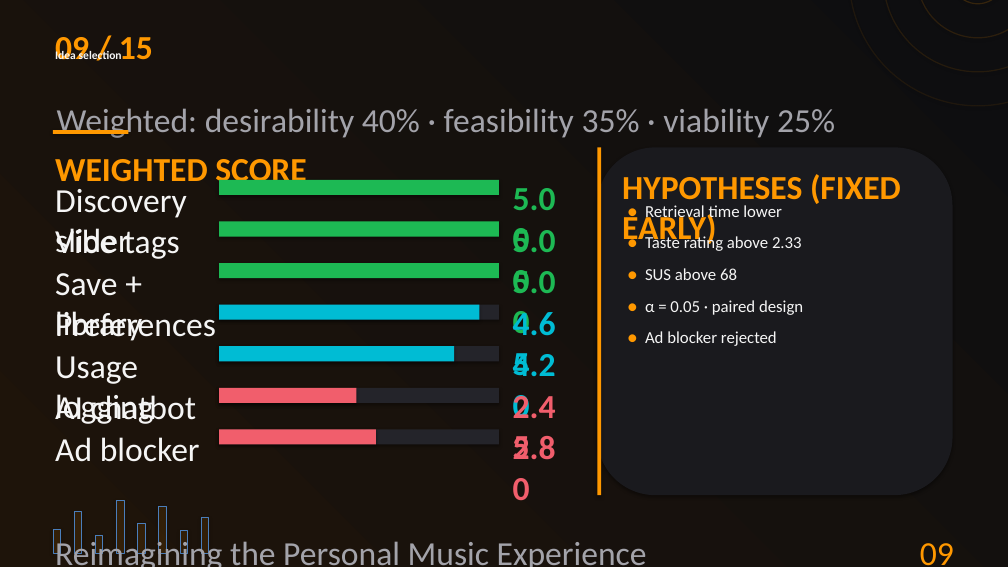
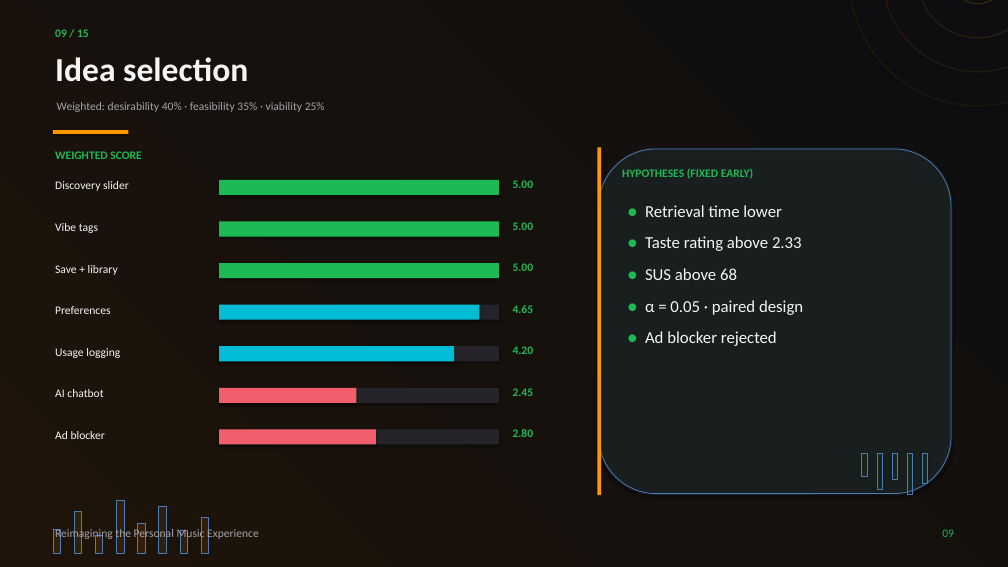
Before and after one commit to preet-kamdar/design-thinking-sem3, a slide deck: slide 9 of docs/Presentation.pptx. Drawn at 1008x567 pixels with LibreOffice and Linux fonts; fonts in the diff are those of the drawing. Boxes give left, top, right and bottom in pixels: in the first picture for what was removed or moved away, otherwise in the second. Text is boxed around its words. In the diff, an @@ line names an element or a change of style, - is before the commit and + after.

```diff
--- a/docs/Presentation.pptx
+++ b/docs/Presentation.pptx
@@ text "Idea selection" at <box>55,57,248,82</box>: size 11 to 32 pt @@
@@ rounded rectangle added at <box>599,149,951,494</box>, fill #1DB954 at 3% opacity @@
@@ text "● Retrieval time lower" at <box>645,205,803,346</box>: text colour #FF9800 to #1DB954 in "●", "●", "●", "●" and 1 more places @@
@@ text "4.65" at <box>513,305,534,313</box>: size 32 to 11 pt, text colour #00BCD4 to #1DB954 @@
@@ text "4.20" at <box>513,346,534,354</box>: size 32 to 11 pt, text colour #00BCD4 to #1DB954 @@
@@ text "2.45" at <box>513,388,534,396</box>: size 32 to 11 pt, text colour #F15E6C to #1DB954 @@
@@ text "2.80" at <box>513,429,534,437</box>: size 32 to 11 pt, text colour #F15E6C to #1DB954 @@
@@ rectangle added at <box>862,454,867,476</box>, fill #1DB954 at 6% opacity @@
@@ rectangle added at <box>877,454,882,490</box>, fill #1DB954 at 6% opacity @@
@@ rectangle added at <box>892,454,898,479</box>, fill #1DB954 at 6% opacity @@
@@ text "♫" at <box>900,450,953,495</box>: size 11 to 32 pt, text colour #FF9800 at 14% opacity to #1DB954 at 14% opacity @@
@@ rectangle added at <box>907,454,913,495</box>, fill #1DB954 at 6% opacity @@
@@ rectangle added at <box>923,454,928,484</box>, fill #1DB954 at 6% opacity @@
@@ size 32 to 11 pt in 12 elements at <box>57,102,325,112</box>, <box>55,181,129,191</box>, <box>513,180,534,188</box>, <box>55,223,98,233</box>, <box>513,222,534,230</box>, <box>55,265,118,275</box>, <box>513,263,534,271</box>, <box>55,306,110,314</box>, <box>55,348,120,358</box>, <box>55,389,103,397</box>, <box>55,431,105,439</box>, <box>55,528,259,541</box> @@
@@ size 32 to 11 pt, text colour #FF9800 to #1DB954 in 4 elements at <box>55,29,89,37</box>, <box>55,151,141,159</box>, <box>622,168,754,179</box>, <box>942,529,954,537</box> @@
```
Also in this commit, not shown: 14 other slides changed, 3 other files.
